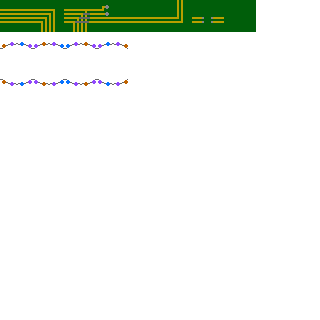
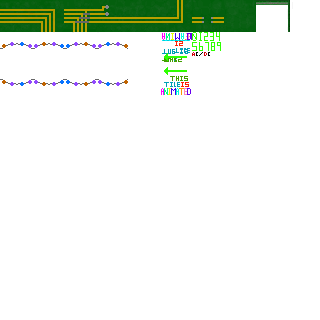
Before/after of a 320 x 320 layered artwork. What changed in the layer stack:
painted on "Paint Layer 1(pasted) Merged" (1st of 2) over bbox(0, 0, 256, 95)
painted on "Paint Layer 1(pasted) Merged" (2nd of 2) over bbox(0, 0, 293, 95)
